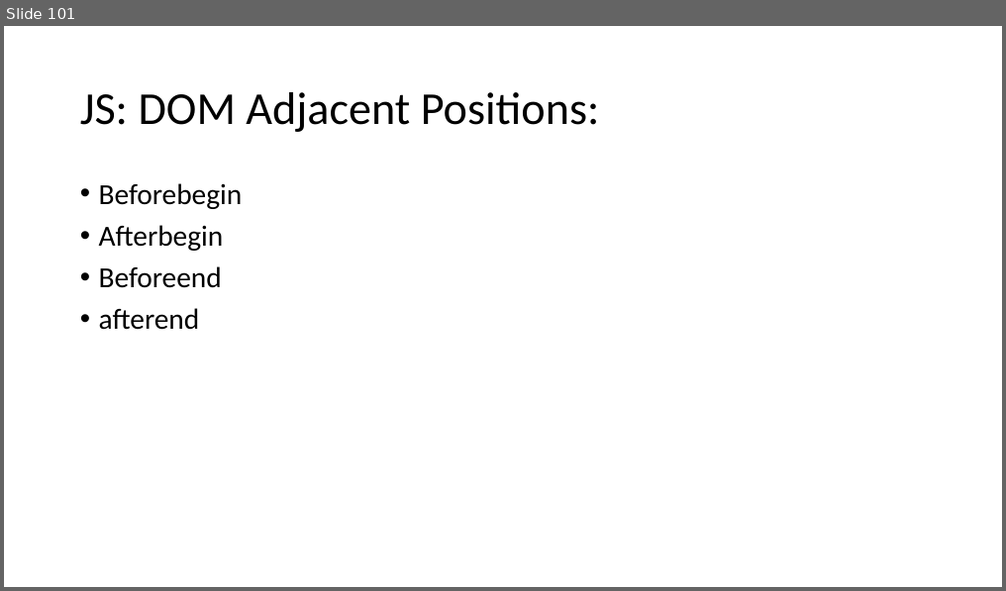
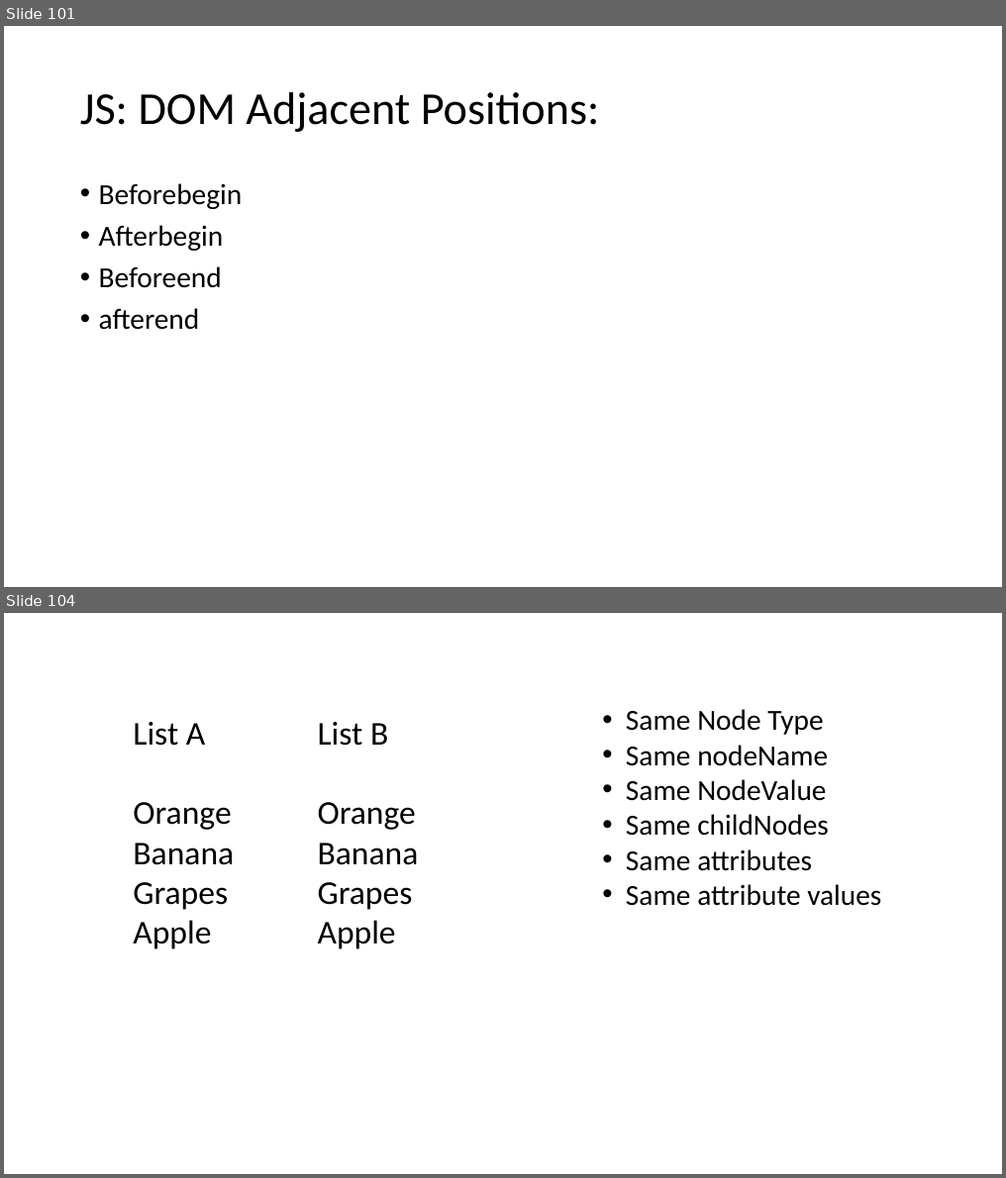
Before and after one commit to PiyushChaturvedii/Batch04, a slide deck: JavaScript.pptx. Shown one above the other, each under a label of ours: slide 101 before the commit, slides 101 and 104 after it; the slides between them are not shown. The pictures are 1006x591 and 1006x1178 pixels, drawn with LibreOffice and Linux fonts; fonts in the diff are those of the drawing. Boxes give left, top, right and bottom in pixels: in the first picture for what was removed or moved away, otherwise in the second. Text is boxed around its words. In the diff, an @@ line names an element or a change of style, - is before the commit and + after.

Commit message:
cloneNode_equalNode

```diff
--- a/JavaScript.pptx
+++ b/JavaScript.pptx
@@ slide 104 added at (x1=4, y1=613, x2=1002, y2=1174), background #FFFFFF @@
@@ text added at (x1=133, y1=722, x2=234, y2=950), 32 pt, text #000000 @@
+List A
+Orange
+Banana
+Grapes
+Apple
@@ text added at (x1=318, y1=722, x2=419, y2=950), 32 pt, text #000000 @@
+List B
+Orange
+Banana
+Grapes
+Apple
@@ text added at (x1=626, y1=709, x2=881, y2=906), 28 pt, text #000000 @@
+• Same Node Type
+• Same nodeName
+• Same NodeValue
+• Same childNodes
+• Same attributes
+• Same attribute values
```
Also in this commit, not shown: 2 other slides added, 5 other files.
